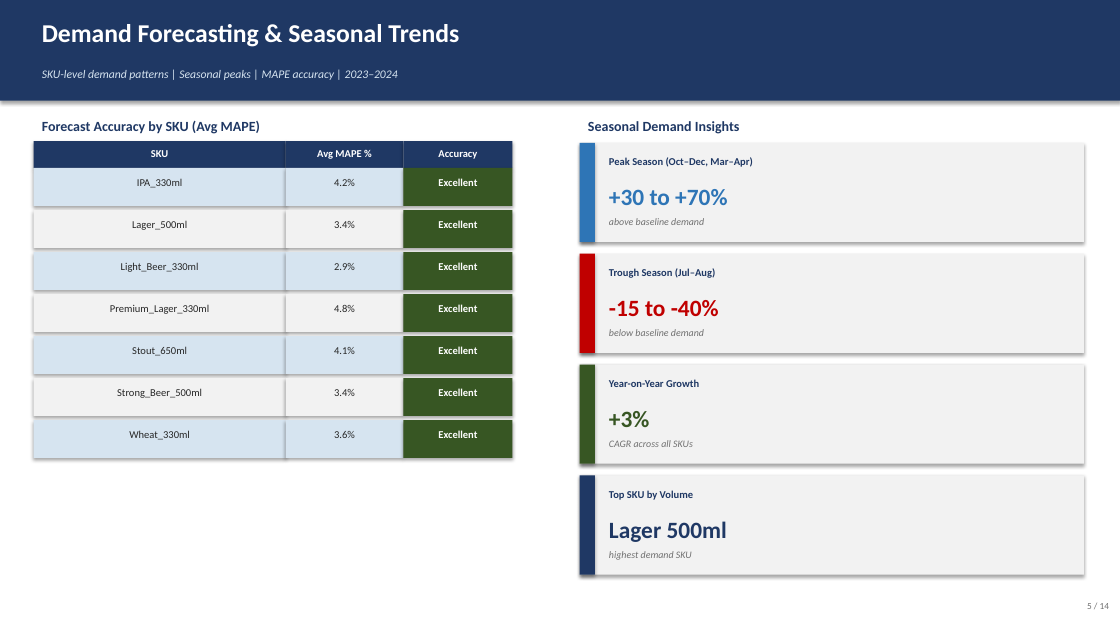
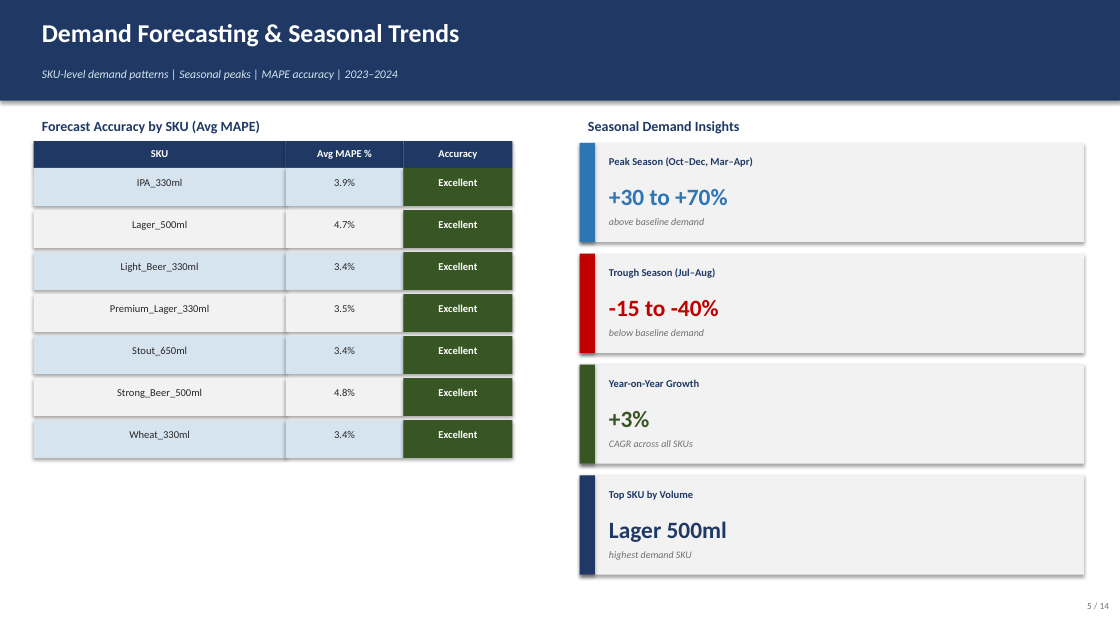
Before and after one commit to Harsh258-collab/beerflow-supply-chain, a slide deck: slide 5 of powerpoint/BeerFlow_Strategy_Deck.pptx. Drawn at 1120x630 pixels with LibreOffice and Linux fonts; fonts in the diff are those of the drawing. Boxes give left, top, right and bottom in pixels: in the first picture for what was removed or moved away, otherwise in the second. Text is boxed around its words. In the diff, an @@ line names an element or a change of style, - is before the commit and + after.

```diff
--- a/powerpoint/BeerFlow_Strategy_Deck.pptx
+++ b/powerpoint/BeerFlow_Strategy_Deck.pptx
@@ text at (334, 179, 355, 186): text changed @@
-4.2%
+3.9%
@@ text at (334, 221, 355, 228): text changed @@
-3.4%
+4.7%
@@ text at (334, 263, 355, 270): text changed @@
-2.9%
+3.4%
@@ text at (334, 305, 355, 312): text changed @@
-4.8%
+3.5%
@@ text at (334, 347, 355, 354): text changed @@
-4.1%
+3.4%
@@ text at (334, 389, 355, 396): text changed @@
-3.4%
+4.8%
@@ text at (334, 431, 355, 438): text changed @@
-3.6%
+3.4%
```
Also in this commit, not shown: 4 other slides changed, 8 other files.
